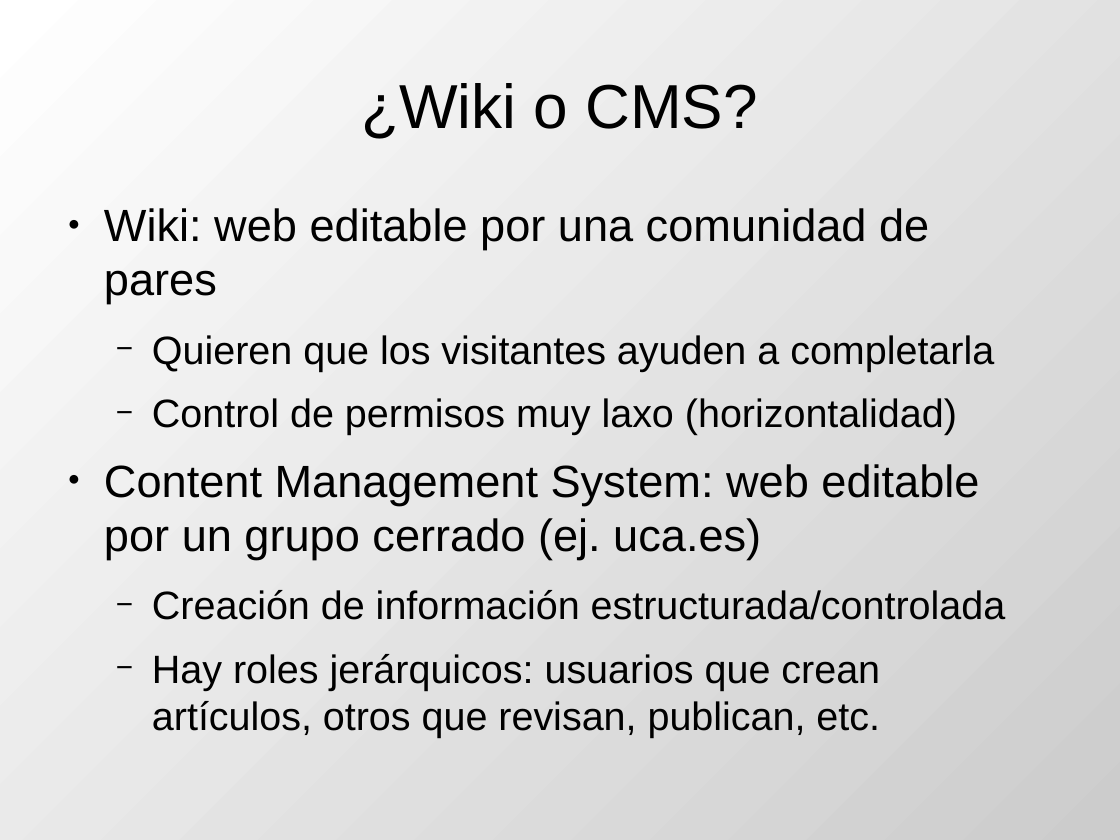
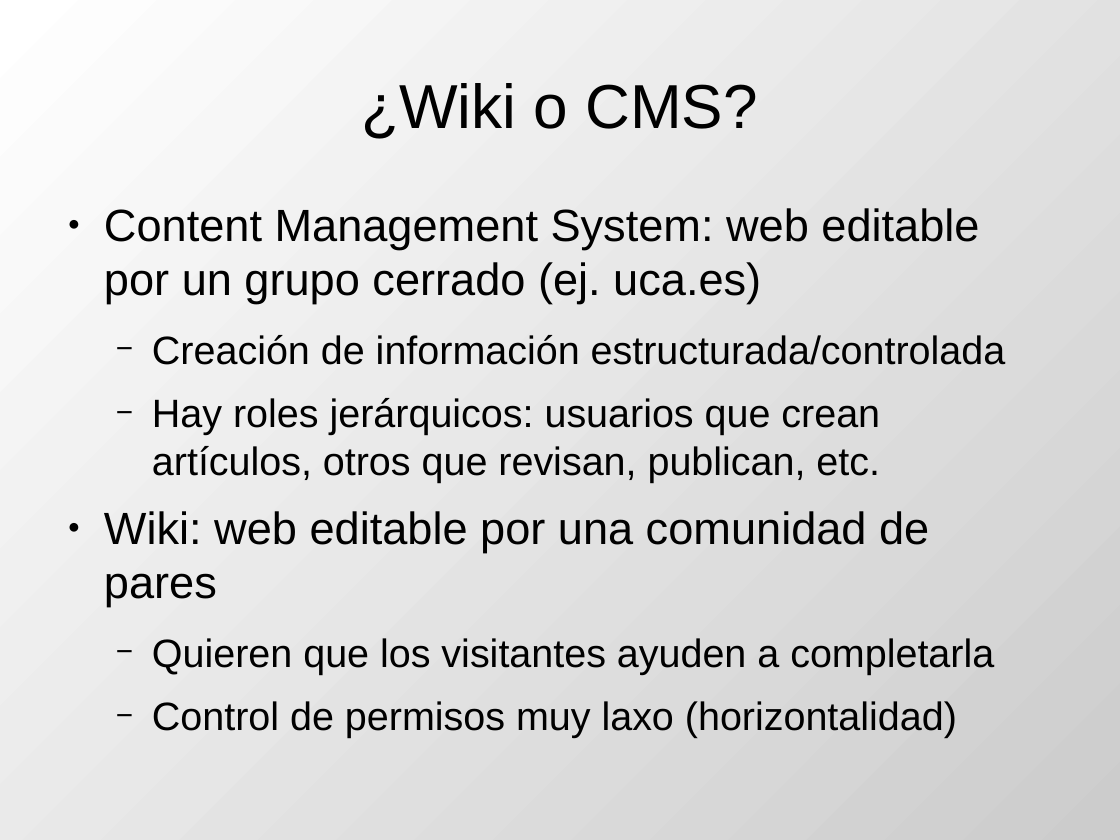
Before and after one commit to DrPantera/wikis4education, a slide deck: slide 5 of uca-2013_07/tema-1-Introduccion.odp (slide 11 before the commit). Drawn at 1120x840 pixels with LibreOffice and Linux fonts; fonts in the diff are those of the drawing. Boxes give left, top, right and bottom in pixels: in the first picture for what was removed or moved away, otherwise in the second. Text is boxed around its words. In the diff, an @@ line names an element or a change of style, - is before the commit and + after.

```diff
--- a/uca-2013_07/tema-1-Introduccion.odp
+++ b/uca-2013_07/tema-1-Introduccion.odp
@@ text at (104, 208, 1006, 483): paragraphs added @@
+● Content Management System: web editable por un grupo cerrado (ej. uca.es)
+  − Creación de información estructurada/controlada
+  − Hay roles jerárquicos: usuarios que crean artículos, otros que revisan, publican, etc.
@@ text at (104, 464, 1006, 738): paragraphs removed @@
-● Content Management System: web editable por un grupo cerrado (ej. uca.es)
-  − Creación de información estructurada/controlada
-  − Hay roles jerárquicos: usuarios que crean artículos, otros que revisan, publican, etc.
```
Also in this commit, not shown: 7 other slides changed, 5 slides removed, 2 other files.
